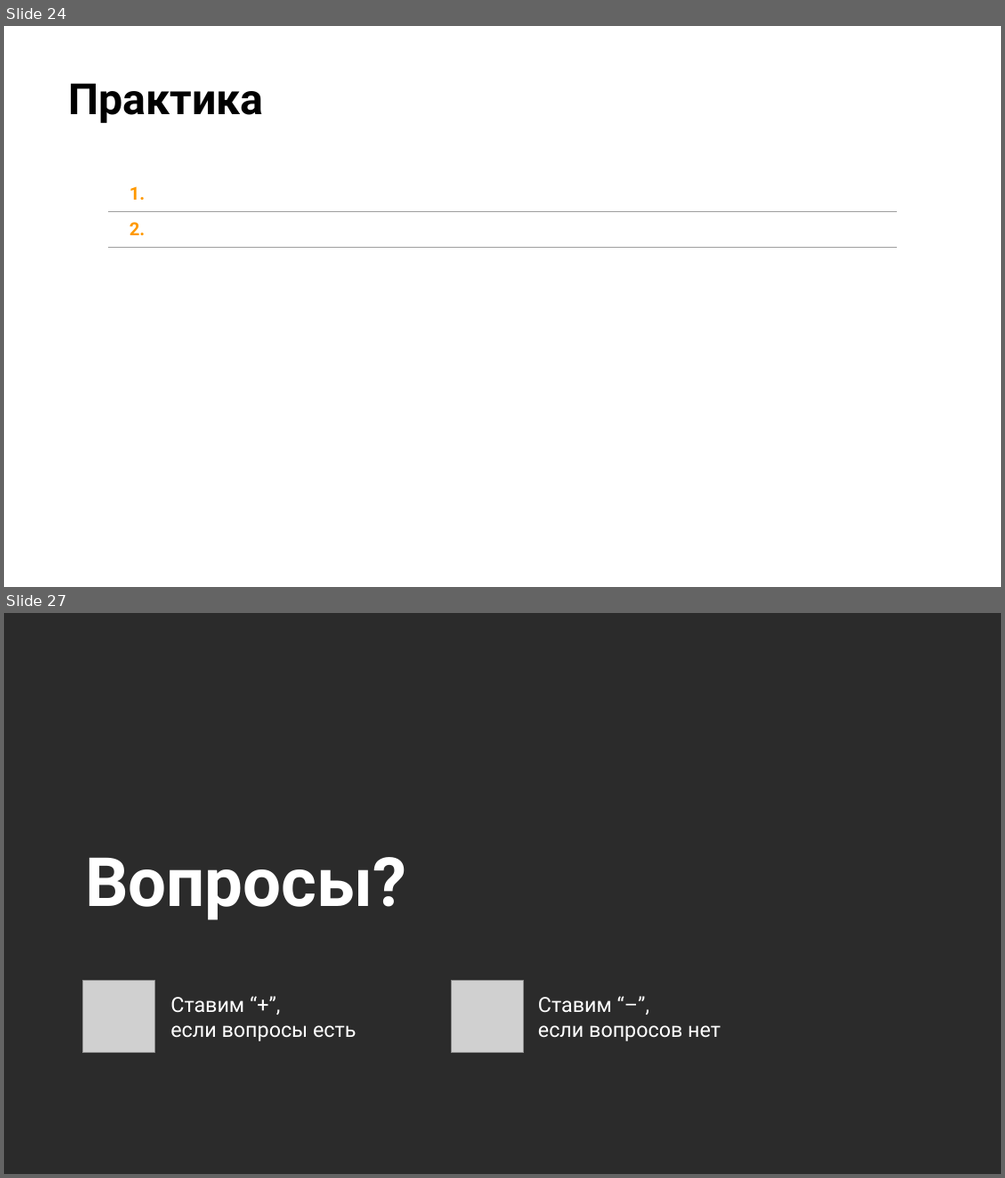
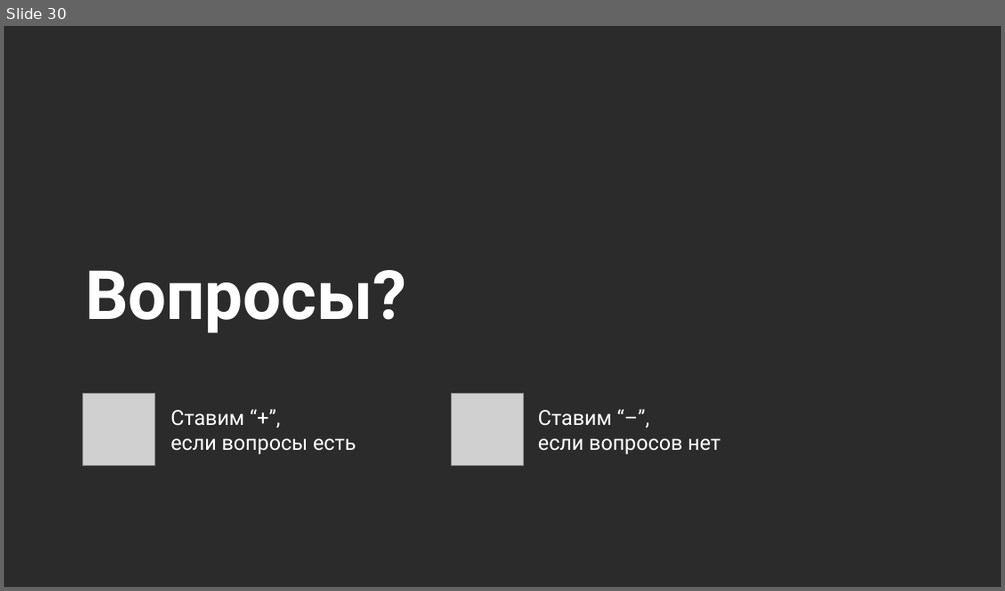
Before and after one commit to stureiko/Otus_lectures, a slide deck: RL/03 - Продвинутые темы Reinforcement Learning/03 - 02 Multiagent learning (MARL - DDPG)/MARL DDPG.pptx. Shown one above the other, each under a label of ours: slides 24 and 27 before the commit, slide 30 after it; the slides between them are not shown. The pictures are 1005x1178 and 1005x591 pixels, drawn with LibreOffice and Linux fonts; fonts in the diff are those of the drawing; grey boxes stand for pictures; background and template pictures are left out; a plain dark background stands for a picture behind light text. Boxes give left, top, right and bottom in pixels: in the first picture for what was removed or moved away, otherwise in the second. Text is boxed around its words. In the diff, an @@ line names an element or a change of style, - is before the commit and + after.

```diff
--- a/RL/03 - Продвинутые темы Reinforcement Learning/03 - 02 Multiagent learning (MARL - DDPG)/MARL DDPG.pptx
+++ b/RL/03 - Продвинутые темы Reinforcement Learning/03 - 02 Multiagent learning (MARL - DDPG)/MARL DDPG.pptx
@@ slide 24 removed at [4,26,1001,587], background picture (left out) @@
@@ title removed at [68,83,263,123] @@
-Практика
@@ table removed at [107,176,898,251], 2 rows, 2 columns @@
-1. | 
-2. | 
@@ what was slide 27 is now slide 30 @@
```
Also in this commit, not shown: 11 slides changed, 5 slides added, 2 other slides removed, 1 other file.
